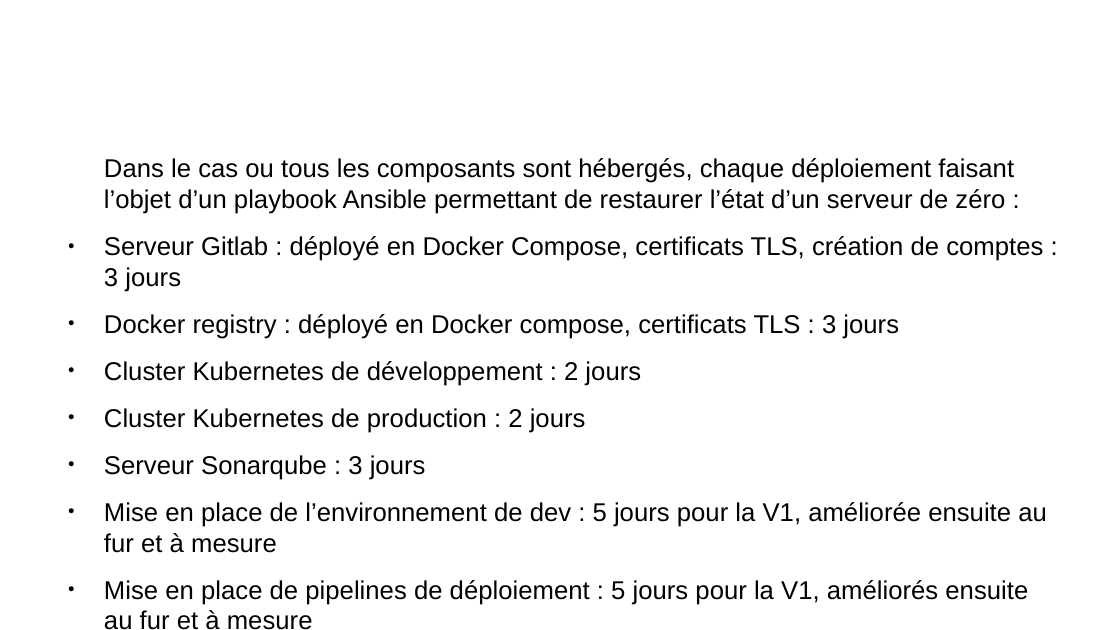
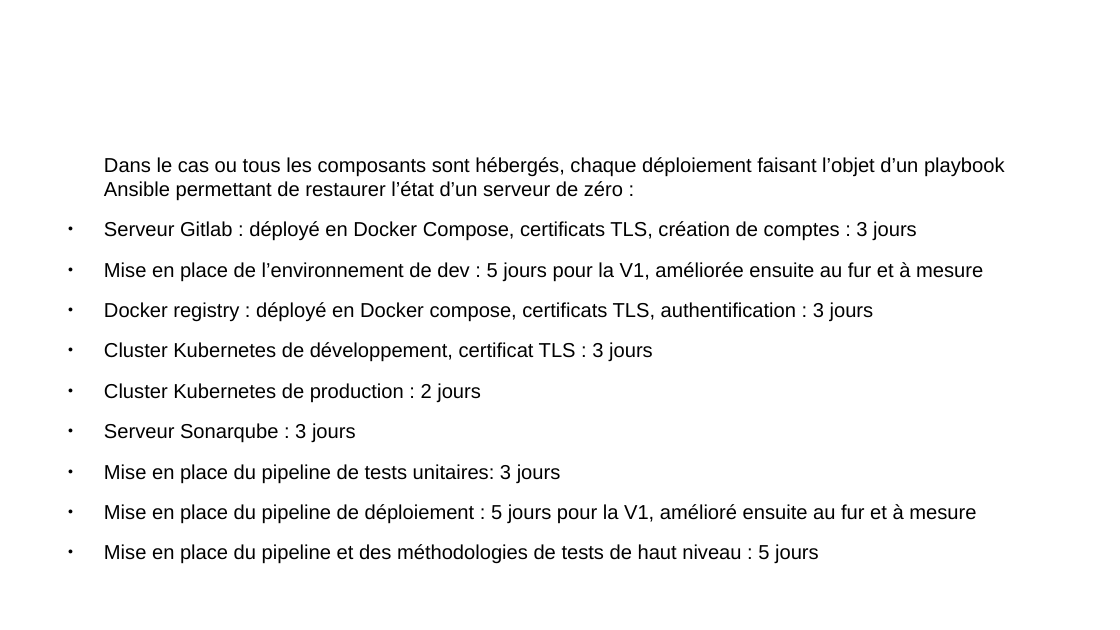
Before and after one commit to remipassmoilesel/ci-cd-plan, a slide deck: slide 24 of ci-cd-plan.odp (slide 23 before the commit). Drawn at 1120x630 pixels with LibreOffice and Linux fonts; fonts in the diff are those of the drawing; background and template pictures are left out. Boxes give left, top, right and bottom in pixels: in the first picture for what was removed or moved away, otherwise in the second. Text is boxed around its words. In the diff, an @@ line names an element or a change of style, - is before the commit and + after.

```diff
--- a/ci-cd-plan.odp
+++ b/ci-cd-plan.odp
@@ text at box(104, 157, 1005, 442): size 18.2 to 14.3 pt in "Dans le cas ou tous les composants ...", "Serveur Gitlab : déployé en Docker Compose, ...", "Cluster Kubernetes de production : 2 jours", "Serveur Sonarqube : 3 jours" @@
@@ text at box(104, 262, 983, 362): text changed; size 18.2 to 14.3 pt @@
-● Docker registry : déployé en Docker compose, certificats TLS : 3 jours
-● Cluster Kubernetes de développement : 2 jours
+● Mise en place de l’environnement de dev : 5 jours pour la V1, améliorée ensuite au fur et à mesure
+● Docker registry : déployé en Docker compose, certificats TLS, authentification : 3 jours
+● Cluster Kubernetes de développement, certificat TLS : 3 jours
@@ text at box(104, 464, 976, 564): text changed; size 18.2 to 14.3 pt @@
-● Mise en place de l’environnement de dev : 5 jours pour la V1, améliorée ensuite au fur et à mesure
-● Mise en place de pipelines de déploiement : 5 jours pour la V1, améliorés ensuite au fur et à mesure
+● Mise en place du pipeline de tests unitaires: 3 jours
+● Mise en place du pipeline de déploiement : 5 jours pour la V1, amélioré ensuite au fur et à mesure
+● Mise en place du pipeline et des méthodologies de tests de haut niveau : 5 jours
```
Also in this commit, not shown: 17 other slides changed, 3 slides added, 1 slide removed, 2 other files.
